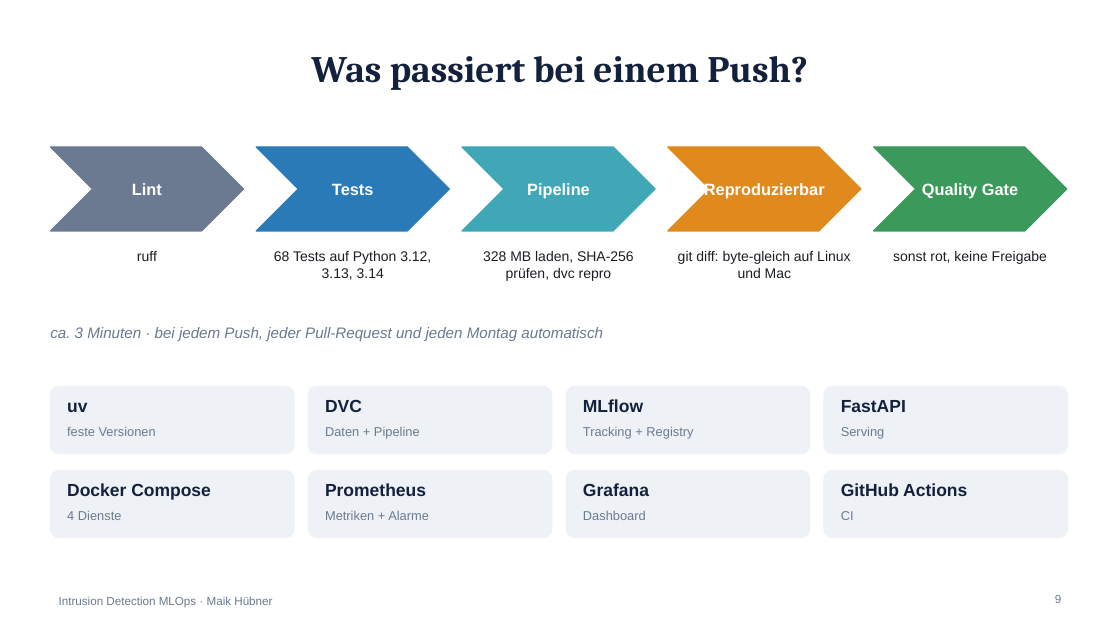
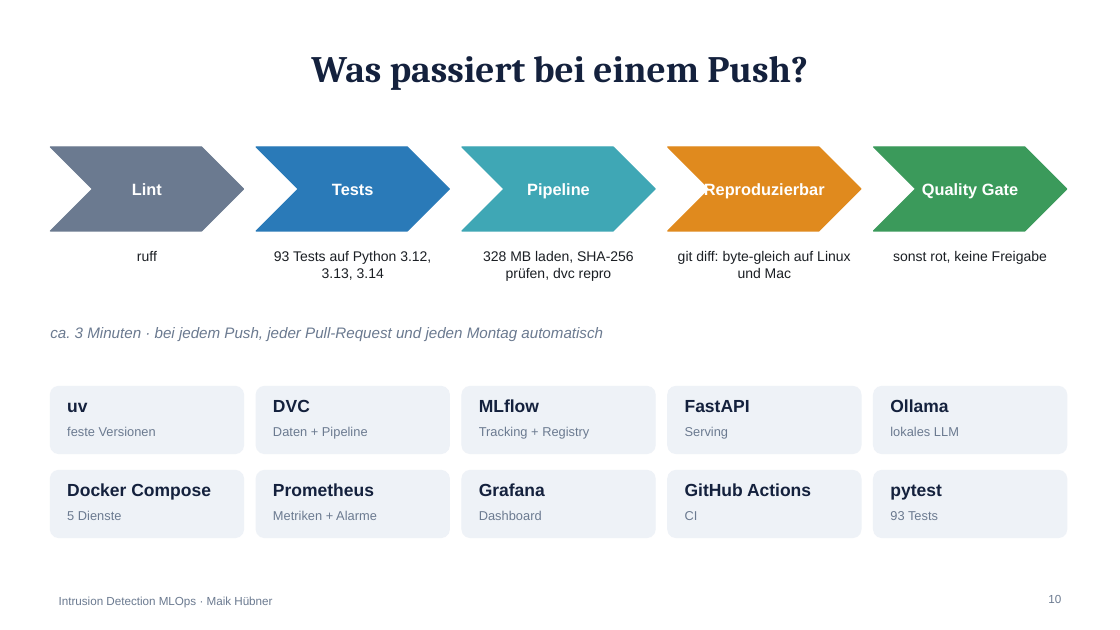
Before and after one commit to Maik-Huebner/intrusion-detection-mlops, a slide deck: slide 10 of docs/praesentation.pptx (slide 9 before the commit). Drawn at 1120x630 pixels with LibreOffice and Linux fonts; fonts in the diff are those of the drawing. Boxes give left, top, right and bottom in pixels: in the first picture for what was removed or moved away, otherwise in the second. Text is boxed around its words. In the diff, an @@ line names an element or a change of style, - is before the commit and + after.

```diff
--- a/docs/praesentation.pptx
+++ b/docs/praesentation.pptx
@@ text at (274,251,431,280): text changed @@
-68 Tests auf Python 3.12, 3.13, 3.14
+93 Tests auf Python 3.12, 3.13, 3.14
@@ rounded rectangle: place and size @@
-rounded rectangle at (50,386,294,454)
+rounded rectangle at (50,386,244,454)
@@ rounded rectangle: place and size @@
-rounded rectangle at (308,386,552,454)
+rounded rectangle at (256,386,450,454)
@@ rounded rectangle: place and size @@
-rounded rectangle at (566,386,810,454)
+rounded rectangle at (462,386,655,454)
@@ rounded rectangle: place and size @@
-rounded rectangle at (824,386,1068,454)
+rounded rectangle at (668,386,861,454)
@@ rounded rectangle: place and size @@
-rounded rectangle at (50,471,294,538)
+rounded rectangle at (874,386,1067,454)
@@ text "DVC": place and size @@
-text "DVC" at (325,399,362,412)
+text "DVC" at (273,399,310,412)
@@ text "MLflow": place and size @@
-text "MLflow" at (583,399,643,412)
+text "MLflow" at (479,399,539,412)
@@ text "FastAPI": place and size @@
-text "FastAPI" at (841,400,906,412)
+text "FastAPI" at (685,400,750,412)
@@ text added at (890,399,948,412), 15 pt, text #14213D, bold @@
+Ollama
@@ text "Daten + Pipeline": place and size @@
-text "Daten + Pipeline" at (325,427,420,439)
+text "Daten + Pipeline" at (273,427,368,439)
@@ text "Tracking + Registry": place and size @@
-text "Tracking + Registry" at (583,427,693,439)
+text "Tracking + Registry" at (479,427,589,439)
@@ text "Serving": place and size @@
-text "Serving" at (841,427,885,439)
+text "Serving" at (685,427,729,439)
@@ text added at (890,427,959,436), 11 pt, text #6B7A90 @@
+lokales LLM
@@ rounded rectangle: place and size @@
-rounded rectangle at (308,471,552,538)
+rounded rectangle at (50,471,244,538)
@@ rounded rectangle: place and size @@
-rounded rectangle at (566,471,810,538)
+rounded rectangle at (256,471,450,538)
@@ text "Prometheus": place and size @@
-text "Prometheus" at (325,483,426,496)
+text "Prometheus" at (273,483,374,496)
@@ rounded rectangle: place and size @@
-rounded rectangle at (824,471,1068,538)
+rounded rectangle at (462,471,655,538)
@@ text "Grafana": place and size @@
-text "Grafana" at (583,483,649,496)
+text "Grafana" at (479,483,545,496)
@@ rounded rectangle added at (668,471,861,538), fill #EEF2F7, outline #EEF2F7 1 pt @@
@@ text "GitHub Actions": place and size @@
-text "GitHub Actions" at (841,483,967,496)
+text "GitHub Actions" at (685,483,811,496)
@@ rounded rectangle added at (874,471,1067,538), fill #EEF2F7, outline #EEF2F7 1 pt @@
@@ text "Metriken + Alarme": place and size @@
-text "Metriken + Alarme" at (325,511,429,520)
+text "Metriken + Alarme" at (273,511,377,520)
@@ text "Dashboard": place and size @@
-text "Dashboard" at (583,511,646,520)
+text "Dashboard" at (479,511,542,520)
@@ text "CI": place and size @@
-text "CI" at (841,511,854,520)
+text "CI" at (685,511,698,520)
@@ text added at (890,484,942,500), 15 pt, text #14213D, bold @@
+pytest
@@ text at (67,511,122,520): text changed @@
-4 Dienste
+5 Dienste
@@ text added at (890,511,938,520), 11 pt, text #6B7A90 @@
+93 Tests
@@ page number at (1048,595,1061,603): text changed @@
-9
+10
```
Also in this commit, not shown: 5 other slides changed, 1 slide added.
